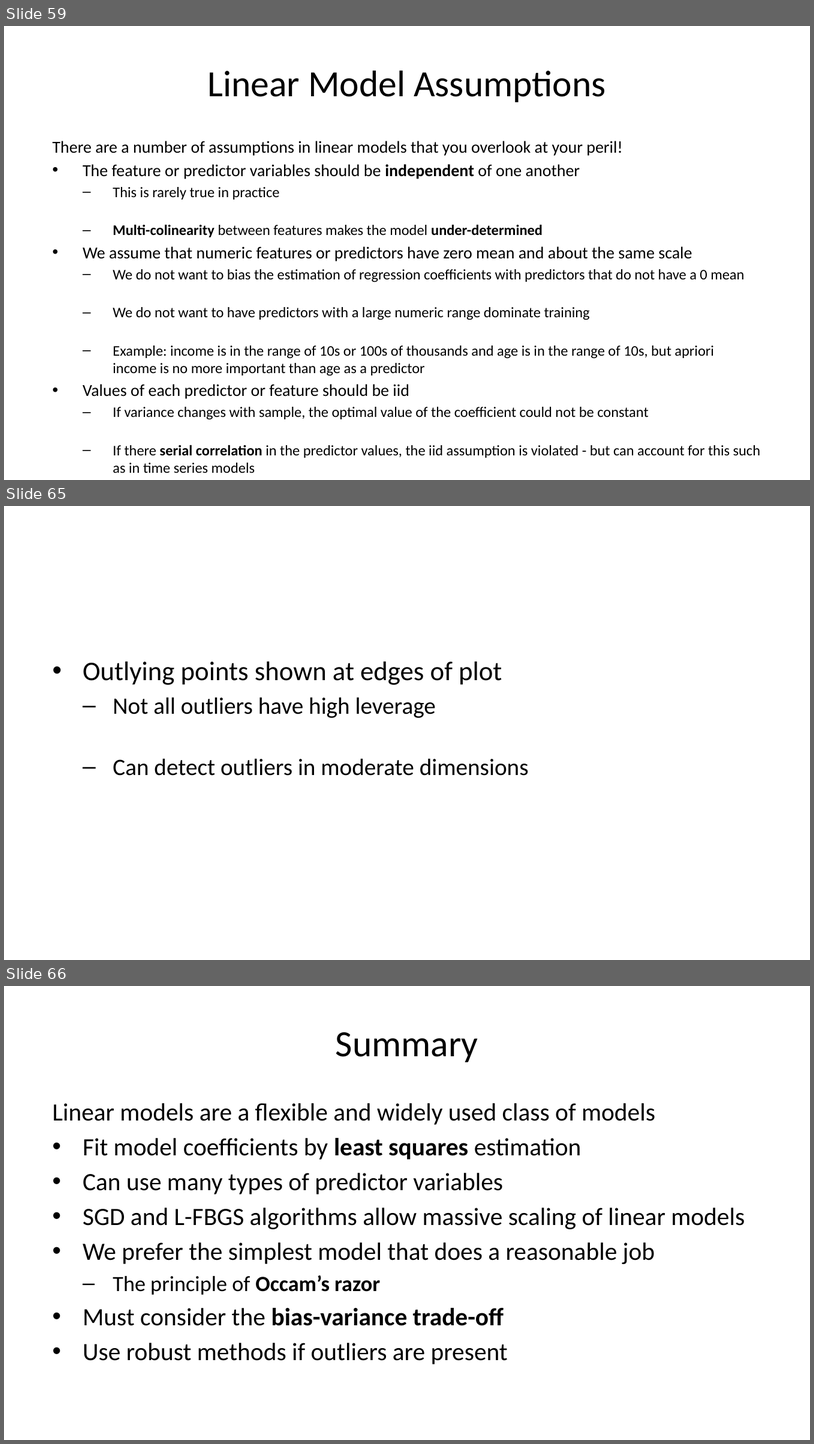
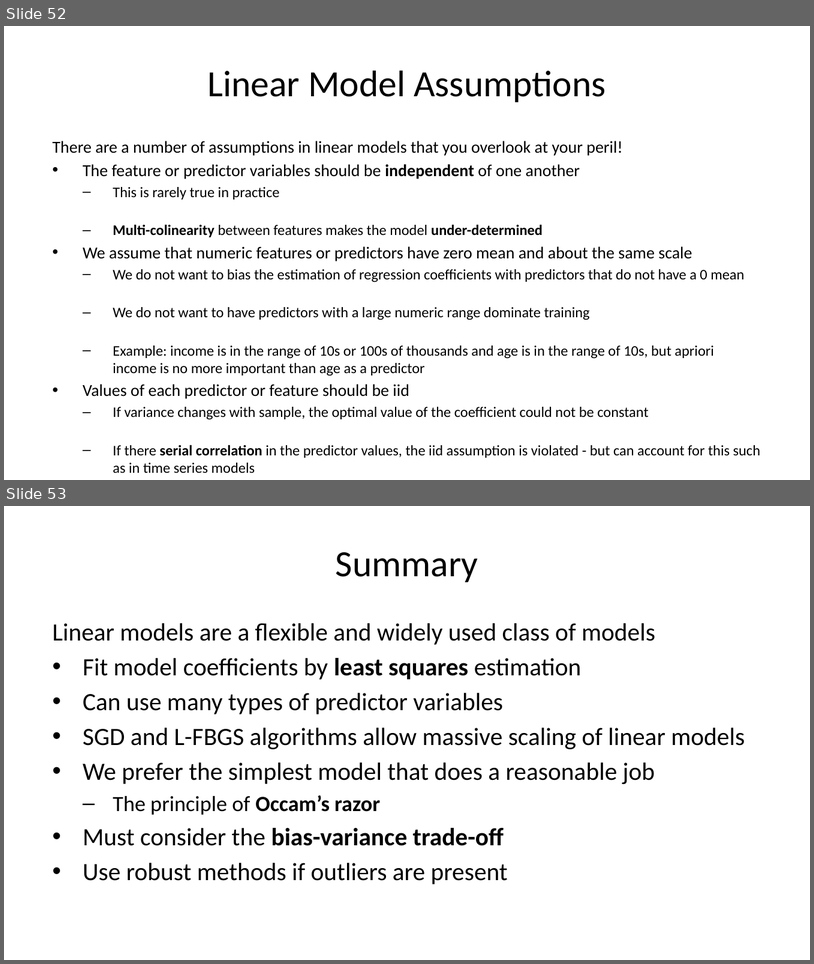
Before and after one commit to StephenElston/CSCI-E-83, a slide deck: LectureSlides/08_IntroductionToLinearModels.pptx. Shown one above the other, each under a label of ours: slides 59, 65 and 66 before the commit, slides 52 and 53 after it; the slides between them are not shown. The pictures are 814x1444 and 814x964 pixels, drawn with LibreOffice and Linux fonts; fonts in the diff are those of the drawing. Boxes give left, top, right and bottom in pixels: in the first picture for what was removed or moved away, otherwise in the second. Text is boxed around its words. In the diff, an @@ line names an element or a change of style, - is before the commit and + after.

```diff
--- a/LectureSlides/08_IntroductionToLinearModels.pptx
+++ b/LectureSlides/08_IntroductionToLinearModels.pptx
@@ slide 65 removed at [4, 506, 810, 960], background #FFFFFF @@
@@ text removed at [83, 661, 529, 775] @@
-• Outlying points shown at edges of plot
-  – Not all outliers have high leverage
-  – Can detect outliers in moderate dimensions
@@ what was slide 59 is now slide 52 @@
@@ what was slide 66 is now slide 53 @@
```
Also in this commit, not shown: 8 slides changed, 5 slides added, 17 other slides removed.
